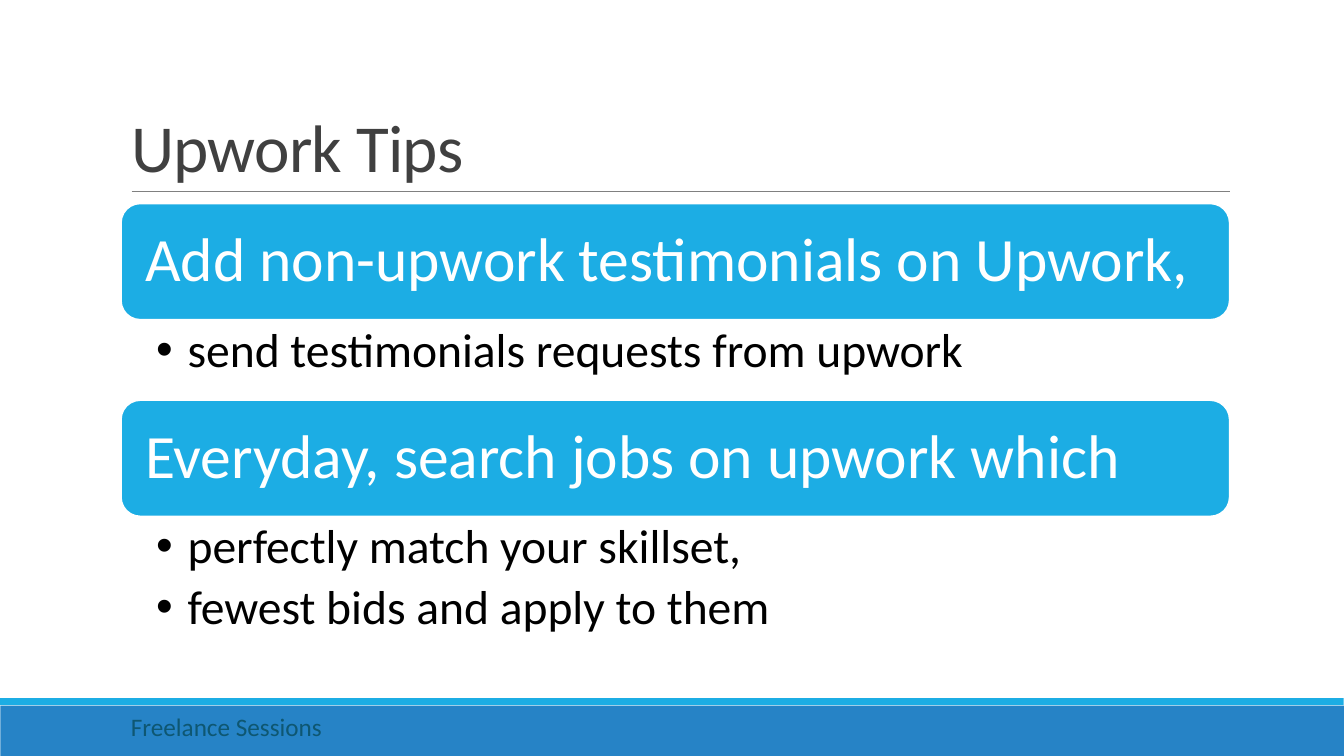
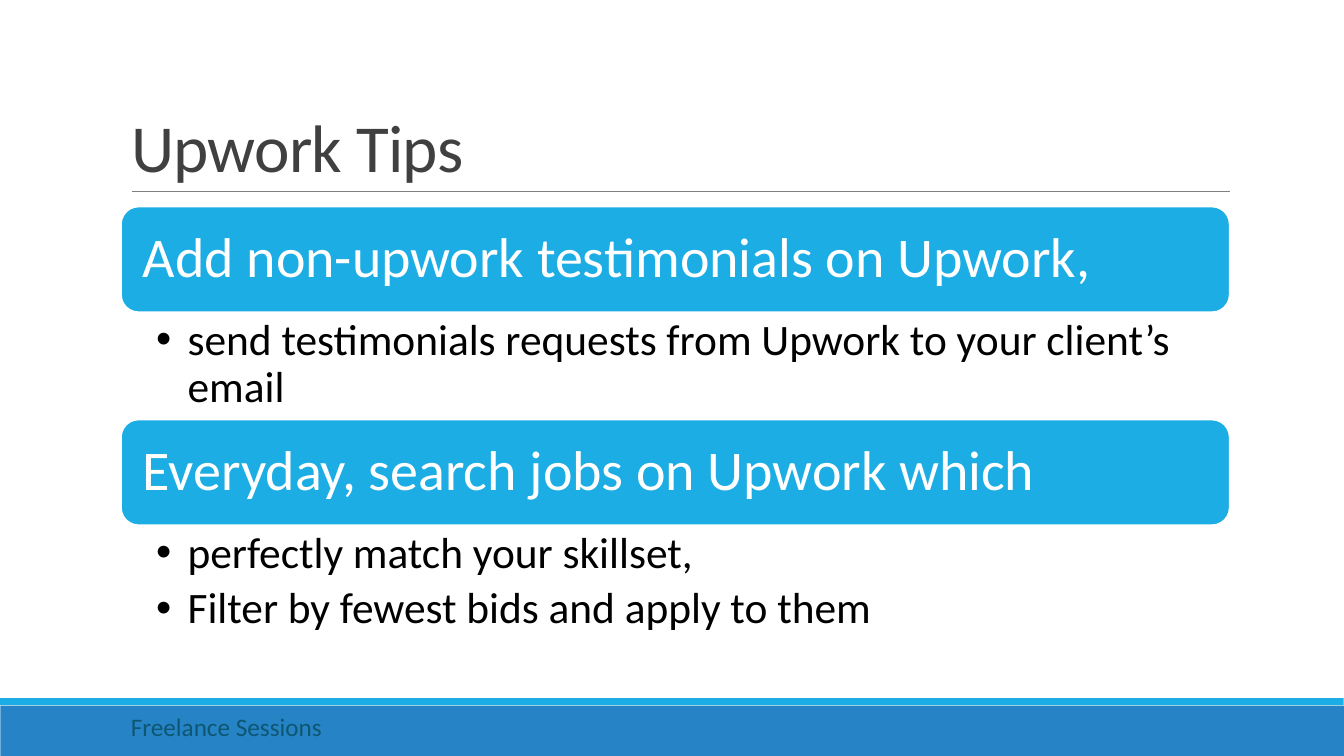
Before and after one commit to rishigujadhur1/Slides, a slide deck: slide 10 of Freelancing/Freelance Session 1.pptx (slide 11 before the commit). Drawn at 1344x756 pixels with LibreOffice and Linux fonts; fonts in the diff are those of the drawing. Boxes give left, top, right and bottom in pixels: in the first picture for what was removed or moved away, otherwise in the second. Text is boxed around its words. In the diff, an @@ line names an element or a change of style, - is before the commit and + after.

Commit message:
Service proposal and Interview tips from Upwork

```diff
--- a/Freelancing/Freelance Session 1.pptx
+++ b/Freelancing/Freelance Session 1.pptx
@@ rounded rectangle: place and size @@
-rounded rectangle at box(121, 204, 1230, 320)
+rounded rectangle at box(121, 207, 1230, 313)
@@ text "Add non-upwork testimonials on Upwork," at box(143, 238, 1090, 286): size 44 to 40 pt; less space between paragraphs @@
@@ text at box(188, 324, 1169, 403): text changed; size 34 to 31 pt @@
-  • send testimonials requests from upwork
+  • send testimonials requests from Upwork to your client’s email
@@ rounded rectangle: place and size @@
-rounded rectangle at box(121, 400, 1230, 516)
+rounded rectangle at box(121, 419, 1230, 525)
@@ text at box(143, 451, 1034, 500): text changed; size 44 to 40 pt @@
-Everyday, search jobs on upwork which
+Everyday, search jobs on Upwork which
@@ text "perfectly match your skillset,": place and size @@
-text "perfectly match your skillset," at box(188, 530, 769, 632)
+text "perfectly match your skillset," at box(188, 538, 871, 630)
@@ text at box(188, 538, 693, 575): size 34 to 31 pt in "perfectly match your skillset," @@
@@ text at box(188, 593, 871, 630): text changed; size 34 to 31 pt @@
-  • fewest bids and apply to them
+  • Filter by fewest bids and apply to them
```
Also in this commit, not shown: 3 other slides changed, 3 slides added, 1 slide removed.
